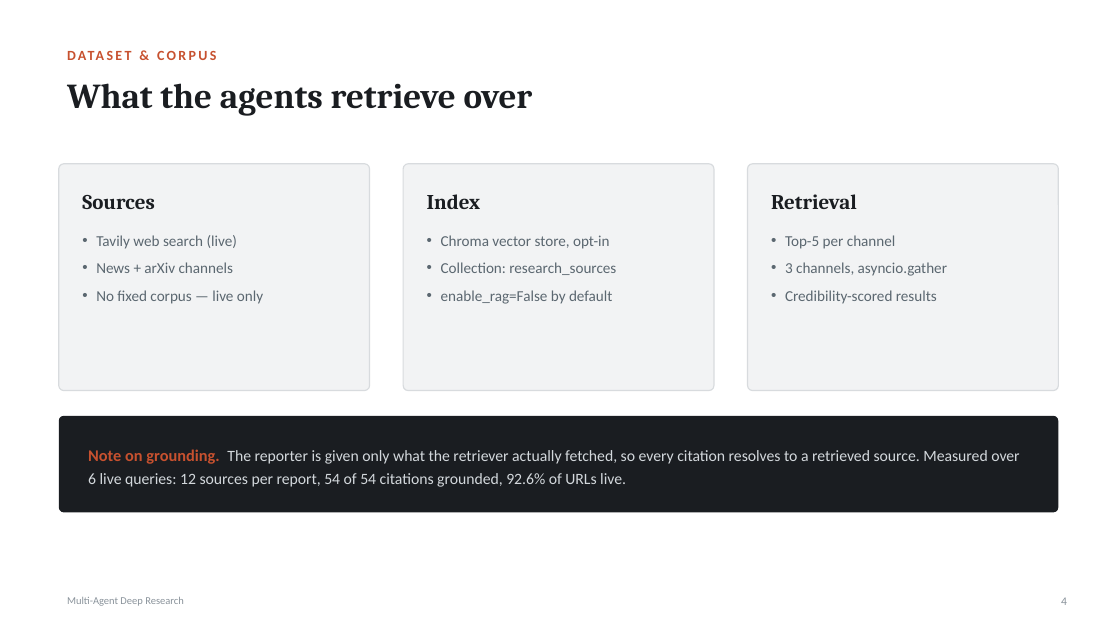
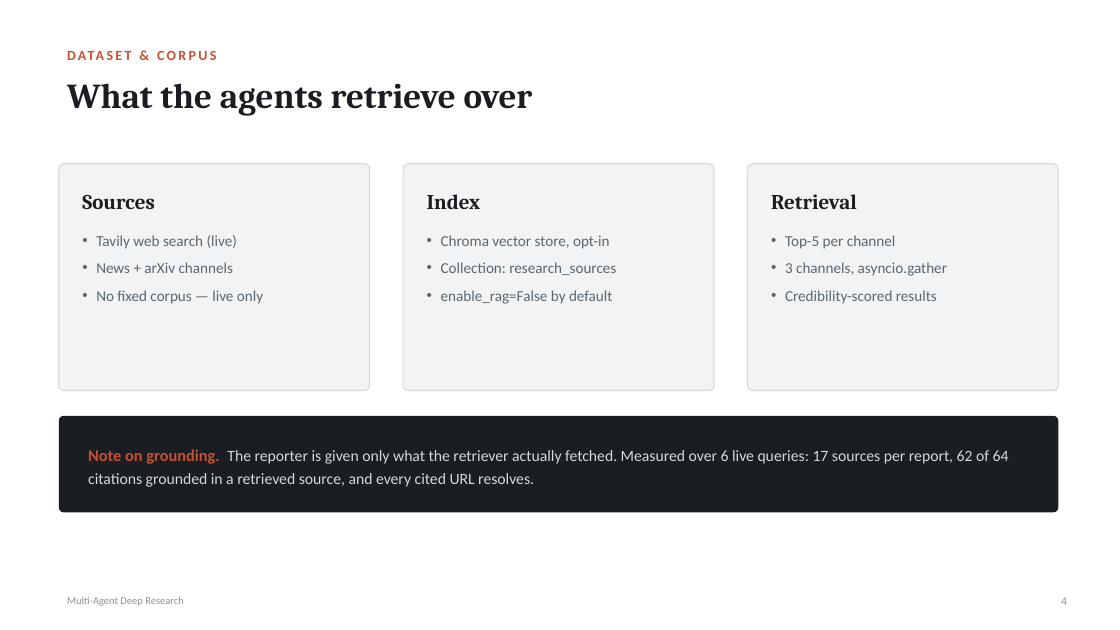
Before and after one commit to gengirish/multi-agent-deep-research, a slide deck: slide 4 of Multi-Agent-Deep-Research.pptx. Drawn at 1120x630 pixels with LibreOffice and Linux fonts; fonts in the diff are those of the drawing. Boxes give left, top, right and bottom in pixels: in the first picture for what was removed or moved away, otherwise in the second. Text is boxed around its words. In the diff, an @@ line names an element or a change of style, - is before the commit and + after.

```diff
--- a/Multi-Agent-Deep-Research.pptx
+++ b/Multi-Agent-Deep-Research.pptx
@@ text at bbox=[88, 449, 1009, 487]: text changed @@
-Note on grounding. The reporter is given only what the retriever actually fetched, so every citation resolves to a retrieved source. Measured over 6 live queries: 12 sources per report, 54 of 54 citations grounded, 92.6% of URLs live.
+Note on grounding. The reporter is given only what the retriever actually fetched. Measured over 6 live queries: 17 sources per report, 62 of 64 citations grounded in a retrieved source, and every cited URL resolves.
```
Also in this commit, not shown: 3 other slides changed, 4 other files.
